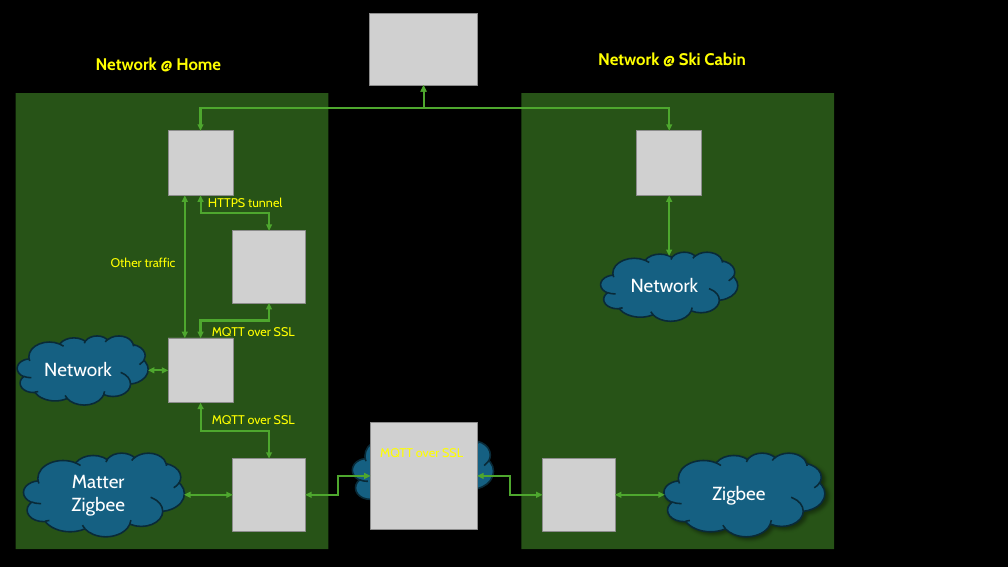
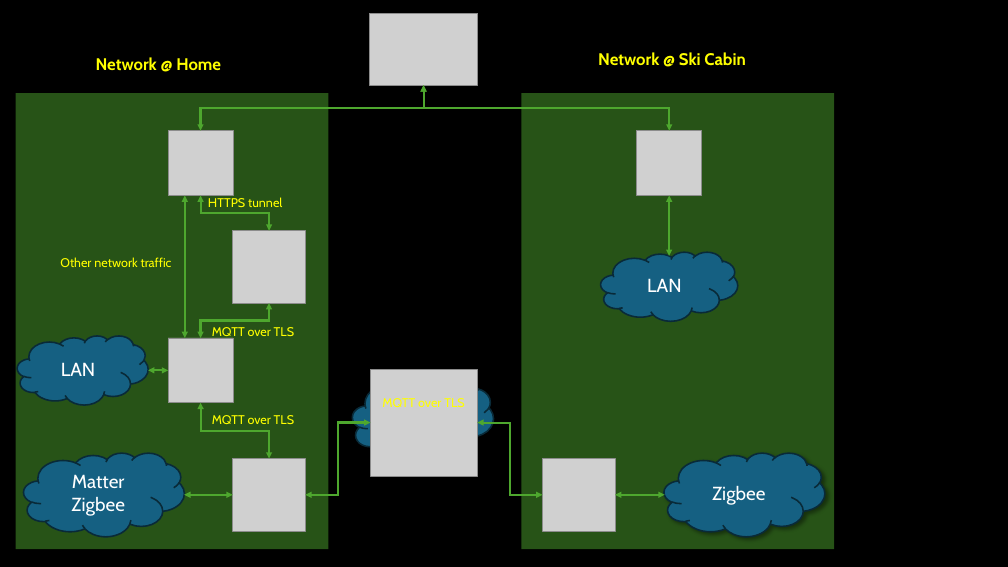
Before and after one commit to AceMoneus/My-Home-Assistant-config-files, a slide deck: slide 1 of MoneusNet.pptx. Drawn at 1008x567 pixels with LibreOffice and Linux fonts; fonts in the diff are those of the drawing; grey boxes stand for pictures. Boxes give left, top, right and bottom in pixels: in the first picture for what was removed or moved away, otherwise in the second. Text is boxed around its words. In the diff, an @@ line names an element or a change of style, - is before the commit and + after.

```diff
--- a/MoneusNet.pptx
+++ b/MoneusNet.pptx
@@ text at [60, 257, 172, 267]: text changed @@
-Other traffic
+Other network traffic
@@ text in cloud at [647, 278, 681, 292]: text changed @@
-Network
+LAN
@@ text at [212, 327, 294, 340]: text changed @@
-MQTT over SSL
+MQTT over TLS
@@ text in cloud at [61, 362, 95, 376]: text changed @@
-Network
+LAN
@@ cloud: place and size @@
-cloud at [352, 431, 493, 515]
+cloud at [352, 378, 493, 462]
@@ picture: place and size @@
-picture at [371, 423, 477, 529]
+picture at [371, 369, 477, 476]
@@ text at [212, 415, 294, 424]: text changed @@
-MQTT over SSL
+MQTT over TLS
@@ text at [382, 398, 464, 407]: text changed @@
-MQTT over SSL
+MQTT over TLS
@@ elbow double arrow moved from (371, 476) - (306, 495) to (371, 423) - (306, 495) @@
@@ elbow double arrow moved from (543, 495) - (477, 476) to (543, 495) - (477, 423) @@
```
Also in this commit, not shown: 1 other file.
